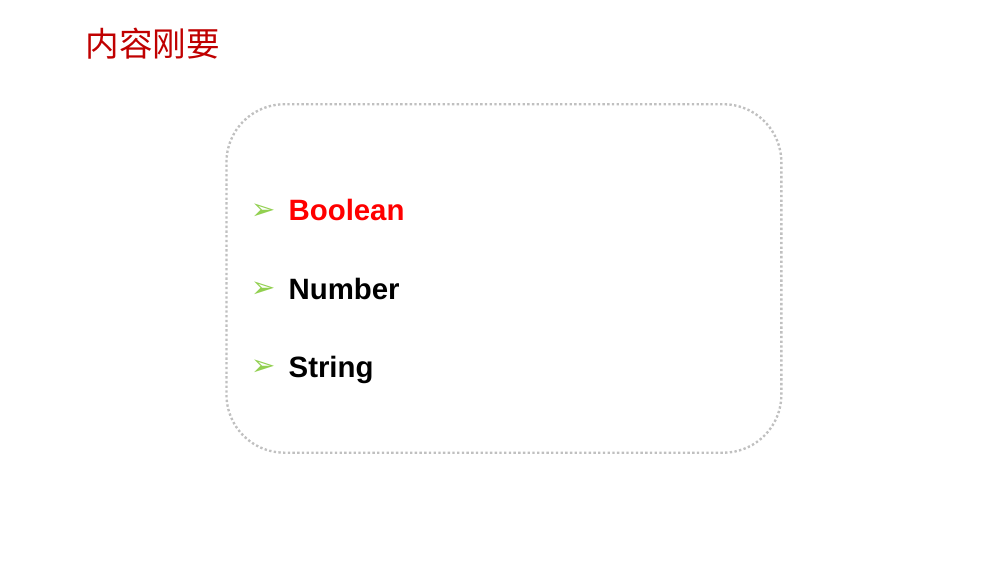
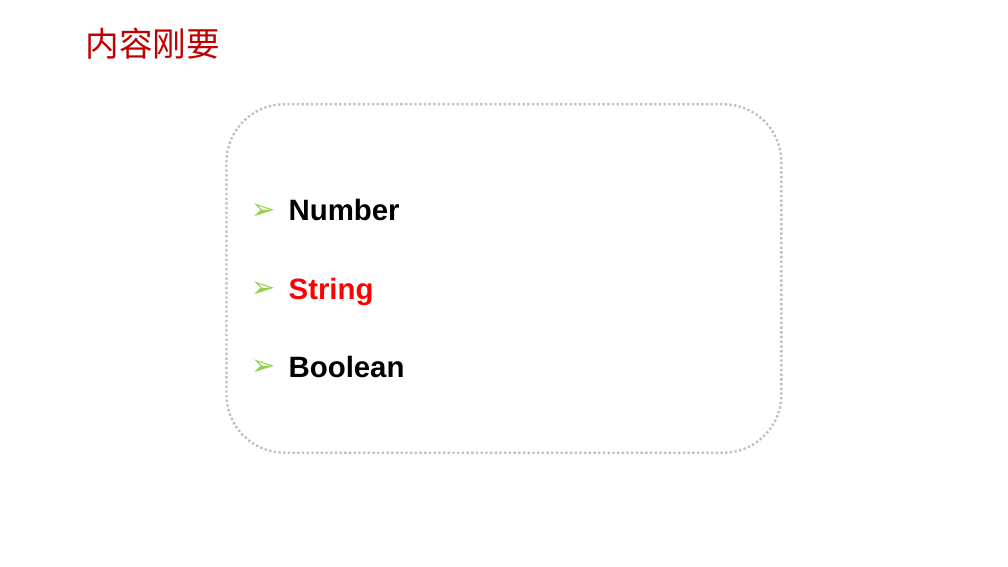
Before and after one commit to edu2act/course-javascript-advanced, a slide deck: slide 5 of 课程PPT/03.基本（原始）数据类型进阶.pptx (slide 2 before the commit). Drawn at 1008x567 pixels with LibreOffice and Linux fonts; fonts in the diff are those of the drawing; background and template pictures are left out. Boxes give left, top, right and bottom in pixels: in the first picture for what was removed or moved away, otherwise in the second. Text is boxed around its words. In the diff, an @@ line names an element or a change of style, - is before the commit and + after.

```diff
--- a/课程PPT/03.基本（原始）数据类型进阶.pptx
+++ b/课程PPT/03.基本（原始）数据类型进阶.pptx
@@ text in rounded rectangle at (289,198,405,221): paragraph removed @@
-➢ Boolean
@@ text in rounded rectangle at (289,277,374,304): text colour #000000 to #FF0000 in "String" @@
@@ text in rounded rectangle at (289,355,405,378): paragraph added @@
+➢ Boolean
```
Also in this commit, not shown: 4 other slides changed, 3 slides added, 1 slide removed, 7 other files.
